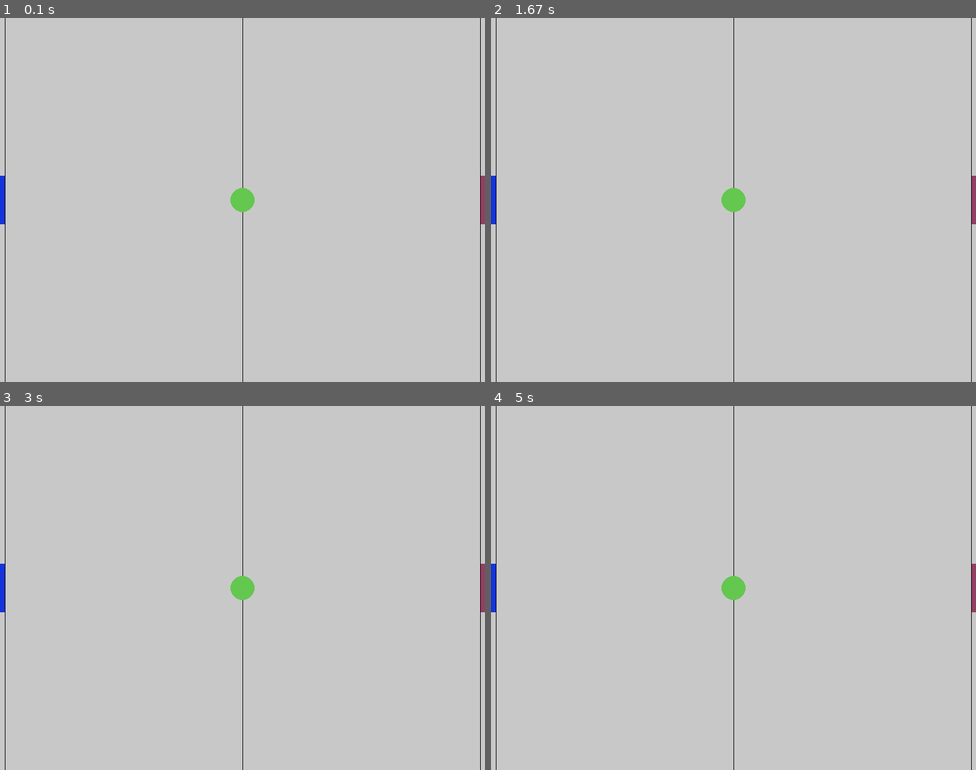
Above: before the commit, frames 1-4 (two rows, left to right).
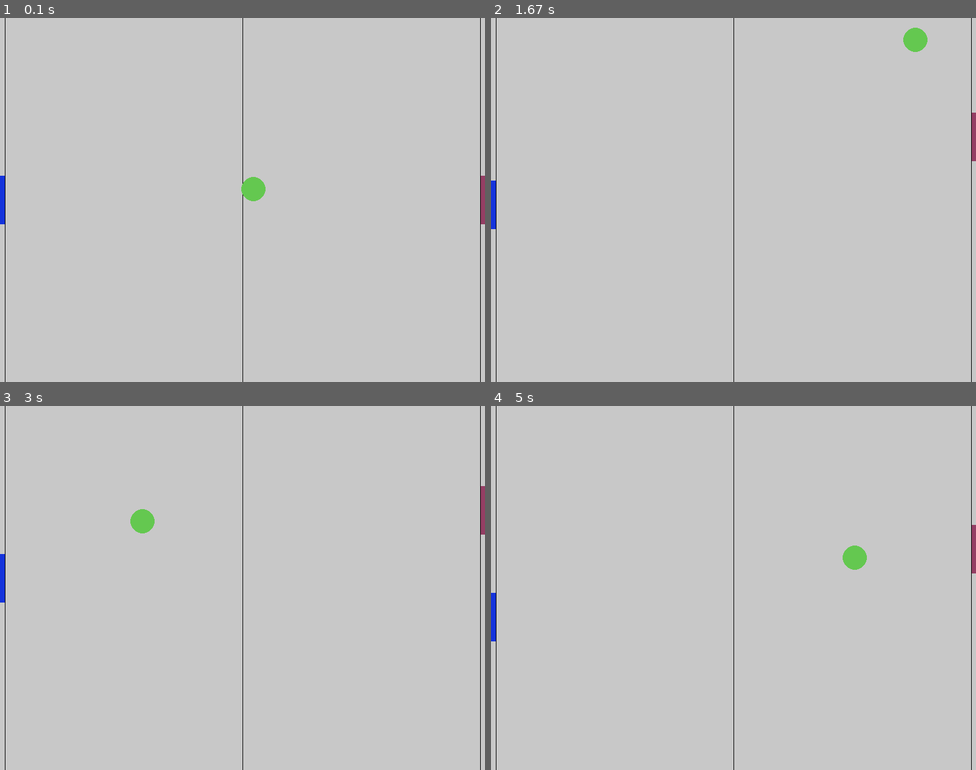
Above: after the commit, the same moments.

Repository: IsmaBH/Python-Pruebas
Game: pygame game, started from Pygame-Course/Pong/pong.py
The game is run twice, just before and just after one commit, with the same random seed, the same clock (stepped at 60 frames per second) and the same inputs.
Inputs:
- Up to frame 1 (0.1 s): no input
- Up to frame 2 (1.67 s): hold Up 0.33-0.8 s; hold Down 0.83-1.13 s; hold S 0.83-1.13 s; hold Up 1.17-1.53 s; hold W 1.17-1.53 s; hold Down from 1.57 s (still down); hold S from 1.57 s (still down)
- Up to frame 3 (3 s): release Down at 1.93 s; release S at 1.93 s; hold Up 1.97-2.27 s; hold W 1.97-2.27 s; hold Down 2.3-2.6 s; hold S 2.3-2.6 s; hold Up from 2.63 s (still down); hold W from 2.63 s (still down)
- Up to frame 4 (5 s): release Up at 3 s; release W at 3 s; hold Down 3.03-3.4 s; hold S 3.03-3.4 s; hold Up 3.43-3.73 s; hold W 3.43-3.73 s; hold Down 3.77-4.07 s; hold S 3.77-4.07 s; hold Up 4.1-4.47 s; hold W 4.1-4.47 s; hold Down 4.5-4.87 s; hold S 4.5-4.87 s; hold Up from 4.9 s (still down); hold W from 4.9 s (still down)

The runs differ from the first frame. In frame 1, 0.4% of the frame differs, in the area x 47-55%, y 43-54%; in frame 2, 0.8%; in frame 3, 0.8%; in frame 4, 0.9%, in the area x 0-100%, y 32-65%.

Commit message:
Palos funcionales Los palos ya se controlan y devuelven la pelota

Diff:
--- a/Pygame-Course/Pong/pong.py
+++ b/Pygame-Course/Pong/pong.py
@@ -1,6 +1,6 @@
 #Juego del pong
 import pygame, sys
-
+import random
 #Inicializamos la libreria
 pygame.init()
 #Variables de la ventana
@@ -20,20 +20,82 @@
 HALF_PAD_HEIGHT = PAD_HEIGHT // 2
 LEFT = False
 RIGHT = True
+PADDLE_SPEED = 4
 LINES_COLOR = (0,0,0)
 #Funciones
+def new_Game():
+	global pala_1_pos, pala_2_pos, pala_1_incremento_y, pala_2_incremento_y, score_1, score_2
+	pala_1_pos = [0,ALTURA_V//2 - HALF_PAD_HEIGHT]
+	pala_2_pos = [ANCHO_V-(PAD_WIDTH-1),ALTURA_V//2-HALF_PAD_HEIGHT]
+	pala_1_incremento_y = 0;
+	pala_2_incremento_y = 0;
+	score_1 = 0
+	score_2 = 0
+	lanza_bola(RIGHT)
+def lanza_bola(direccion):
+	global ball_pos, ball_vel
+	x_dir = random.randint(2,4)
+	if direccion == LEFT:
+		x_dir = -x_dir
+	ball_pos = [ANCHO_V//2,ALTURA_V//2]
+	ball_vel = [x_dir, random.randint(-3,-1)]
+def key_down(tecla):
+	global pala_1_incremento_y, pala_2_incremento_y
+	if tecla == pygame.K_w:
+		pala_1_incremento_y = -PADDLE_SPEED
+	if tecla == pygame.K_s:
+		pala_1_incremento_y = PADDLE_SPEED
+	if tecla == pygame.K_UP:
+		pala_2_incremento_y = -PADDLE_SPEED
+	if tecla == pygame.K_DOWN:
+		pala_2_incremento_y = PADDLE_SPEED
+def key_up(tecla):
+	global pala_1_incremento_y, pala_2_incremento_y
+	if tecla == pygame.K_w or tecla == pygame.K_s:
+		pala_1_incremento_y = 0
+	if tecla == pygame.K_UP or tecla == pygame.K_DOWN:
+		pala_2_incremento_y = 0
 def draw_Field():
+	#Linea que dibuja el centro del campo
 	pygame.draw.line(canvas, LINES_COLOR, (ANCHO_V//2,0), (ANCHO_V//2, ALTURA_V), 1)
+	#Linea del jugador isquierdo
 	pygame.draw.line(canvas, LINES_COLOR, (PAD_WIDTH,0), (PAD_WIDTH,ALTURA_V), 1)
+	#Linea del jugador derecho
 	pygame.draw.line(canvas, LINES_COLOR, ((ANCHO_V-PAD_WIDTH),0), ((ANCHO_V-PAD_WIDTH),ALTURA_V), 1)
 def draw_Poles():
-	pygame.draw.rect(canvas, L_POLE_COLOR, (0,ALTURA_V//2 - HALF_PAD_HEIGHT, PAD_WIDTH, PAD_HEIGHT))
-	pygame.draw.rect(canvas, R_POLE_COLOR, (ANCHO_V-(PAD_WIDTH-1),ALTURA_V//2-HALF_PAD_HEIGHT, PAD_WIDTH, PAD_HEIGHT))
+	#Actualizamos los datos
+	global pala_1_pos, pala_2_pos
+	pala_1_pos[1] += pala_1_incremento_y
+	pala_2_pos[1] += pala_2_incremento_y
+	pygame.draw.rect(canvas, L_POLE_COLOR, (pala_1_pos[0],pala_1_pos[1], PAD_WIDTH, PAD_HEIGHT))
+	pygame.draw.rect(canvas, R_POLE_COLOR, (pala_2_pos[0],pala_2_pos[1], PAD_WIDTH, PAD_HEIGHT))
 def draw_Ball():
-	pygame.draw.circle(canvas, B_COLOR, (ANCHO_V//2,ALTURA_V//2), BALL_RADIUS)
+	global score_1, score_2
+	#Control de la pelota en el limite derecho
+	if ball_pos[0] + BALL_RADIUS > ANCHO_V - PAD_WIDTH:
+		if ball_pos[1] + BALL_RADIUS < pala_2_pos[1] or ball_pos[1] - BALL_RADIUS > pala_2_pos[1] + PAD_HEIGHT:
+			score_1 += 1
+			lanza_bola(LEFT)
+		else:
+			ball_vel[0] = -ball_vel[0]
+	#Control de la pelota en el limite izquierdo
+	if ball_pos[0] - BALL_RADIUS < PAD_WIDTH:
+			if ball_pos[1] + BALL_RADIUS < pala_1_pos[1] or ball_pos[1] - BALL_RADIUS > pala_1_pos[1] + PAD_HEIGHT:
+					score_2 += 1
+					lanza_bola(RIGHT)
+			else:
+				ball_vel[0] = -ball_vel[0]
+	#Se actualizan los datos
+	ball_pos[0] = ball_pos[0] + ball_vel[0]
+	ball_pos[1] = ball_pos[1] +ball_vel[1]
+	#Comprobamos los limites inferior y superior y hacemos el rebote
+	if ball_pos[1] <= BALL_RADIUS or ball_pos[1] >= ALTURA_V-BALL_RADIUS:
+		ball_vel[1] = -ball_vel[1]
+	pygame.draw.circle(canvas, B_COLOR,(ball_pos[0],ball_pos[1]), BALL_RADIUS)
 #Creacion de la ventana
 canvas = pygame.display.set_mode((ANCHO_V,ALTURA_V))
 pygame.display.set_caption("PONG")
+new_Game()
 #Bucle de Juego
 while running:
 	#Lista de eventos del juego
@@ -41,6 +103,10 @@
 		if evento.type == pygame.QUIT:
 			pygame.quit()
 			sys.exit(0)
+		if evento.type == pygame.KEYDOWN:
+			key_down(evento.key)
+		if evento.type == pygame.KEYUP:
+			key_up(evento.key)
 	#Se dibuja el plano de juego
 	canvas.fill(BACKGROUND_COLOR)
 	draw_Field()
